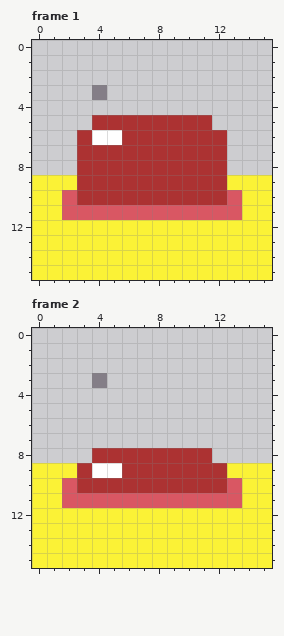
One commit to this pixel-art file: trigger.aseprite. Above, as it was before the edit.
16x16 pixels, 2 frames. Shown: frame 1, frame 2.
Now the later version:
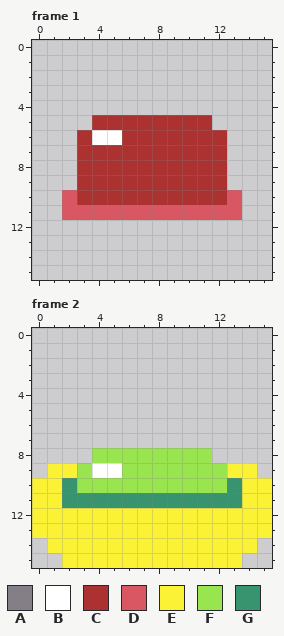
Palette (. is transparent): A #847e87  B #ffffff  C #ac3232  D #d95763  E #fbf236  F #99e550  G #37946e
Diff:
Frame 1:
y 3: x 4 A -> .
y 9: x 0..2 EEE -> ...; x 13..15 EEE -> ...
y 10..11: x 0..1 EE -> ..; x 14..15 EE -> ..
y 12..15: x 0..15 EEEEEEEEEEEEEEEE -> ................
Frame 2:
y 3: x 4 A -> .
y 8: x 4..11 CCCCCCCC -> FFFFFFFF
y 9: x 0 E -> .; x 3 C -> F; x 6..12 CCCCCCC -> FFFFFFF; x 15 E -> .
y 10: x 2..13 DCCCCCCCCCCD -> GFFFFFFFFFFG
y 11: x 2..13 DDDDDDDDDDDD -> GGGGGGGGGGGG
y 14: x 0 E -> .; x 15 E -> .
y 15: x 0..1 EE -> ..; x 14..15 EE -> ..
Boxes around the changes in both pictures, in picture pixels (x1, y1, x2, y2):
erased: (92, 85, 107, 100)
erased: (32, 175, 272, 280)
changed: (32, 373, 272, 568)
